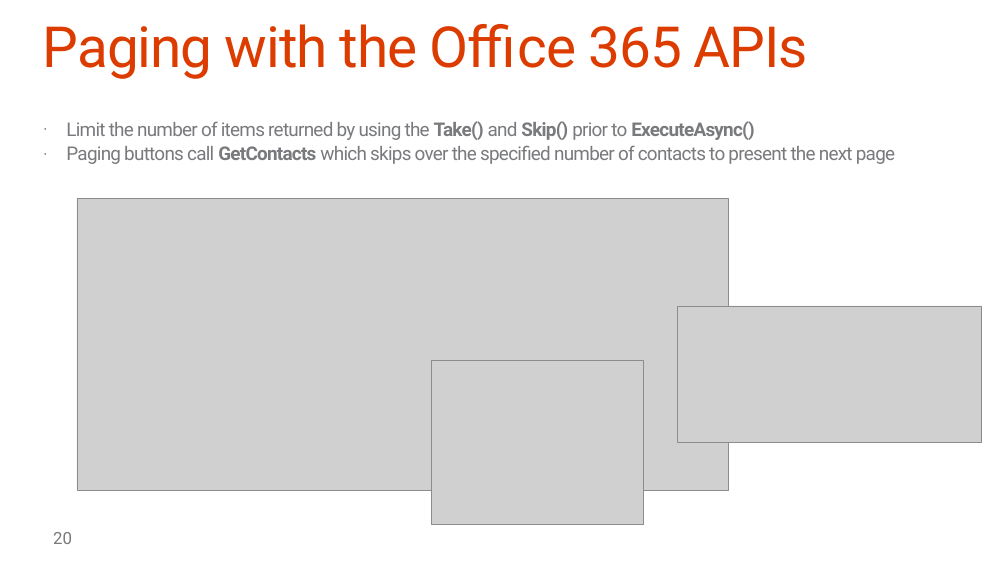
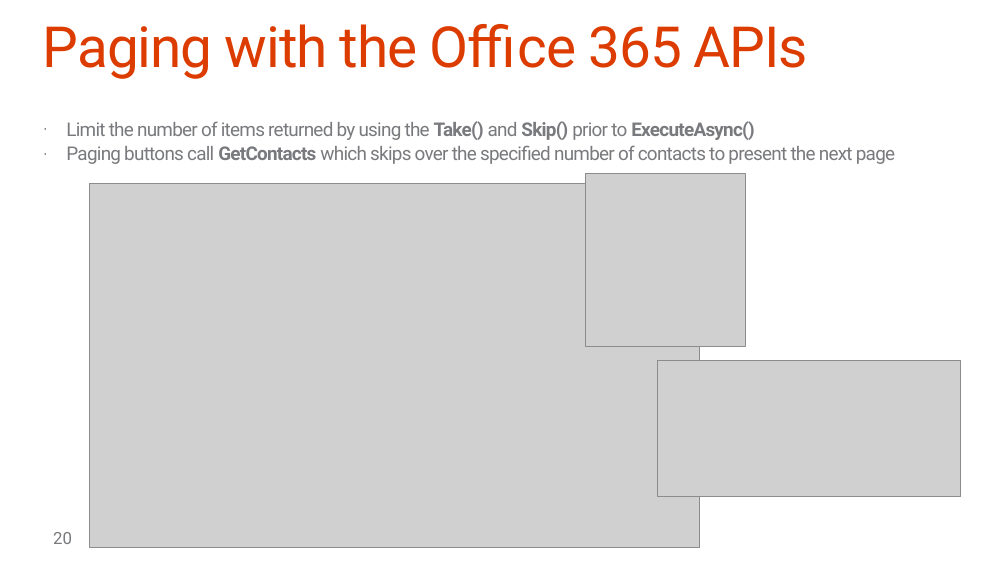
Before and after one commit to fabbbiob/TrainingContent, a slide deck: slide 20 of O3653-2 Deep Dive into Office 365 APIs for Calendar, Mail, and Contacts/O3653-2 Deep Dive into Office 365 APIs for Calendar, Mail, and Contacts.pptx. Drawn at 1008x567 pixels with LibreOffice and Linux fonts; fonts in the diff are those of the drawing; grey boxes stand for pictures; background and template pictures are left out. Boxes give left, top, right and bottom in pixels: in the first picture for what was removed or moved away, otherwise in the second. Text is boxed around its words. In the diff, an @@ line names an element or a change of style, - is before the commit and + after.

```diff
--- a/O3653-2 Deep Dive into Office 365 APIs for Calendar, Mail, and Contacts/O3653-2 Deep Dive into Office 365 APIs for Calendar, Mail, and Contacts.pptx
+++ b/O3653-2 Deep Dive into Office 365 APIs for Calendar, Mail, and Contacts/O3653-2 Deep Dive into Office 365 APIs for Calendar, Mail, and Contacts.pptx
@@ picture added at <box>586,174,746,347</box> @@
@@ picture: place and size @@
-picture at <box>77,198,728,490</box>
+picture at <box>89,184,699,547</box>
@@ picture removed at <box>432,361,644,524</box> @@
@@ picture: place and size @@
-picture at <box>678,306,981,443</box>
+picture at <box>657,361,960,498</box>
```
Also in this commit, not shown: 14 other slides changed.
